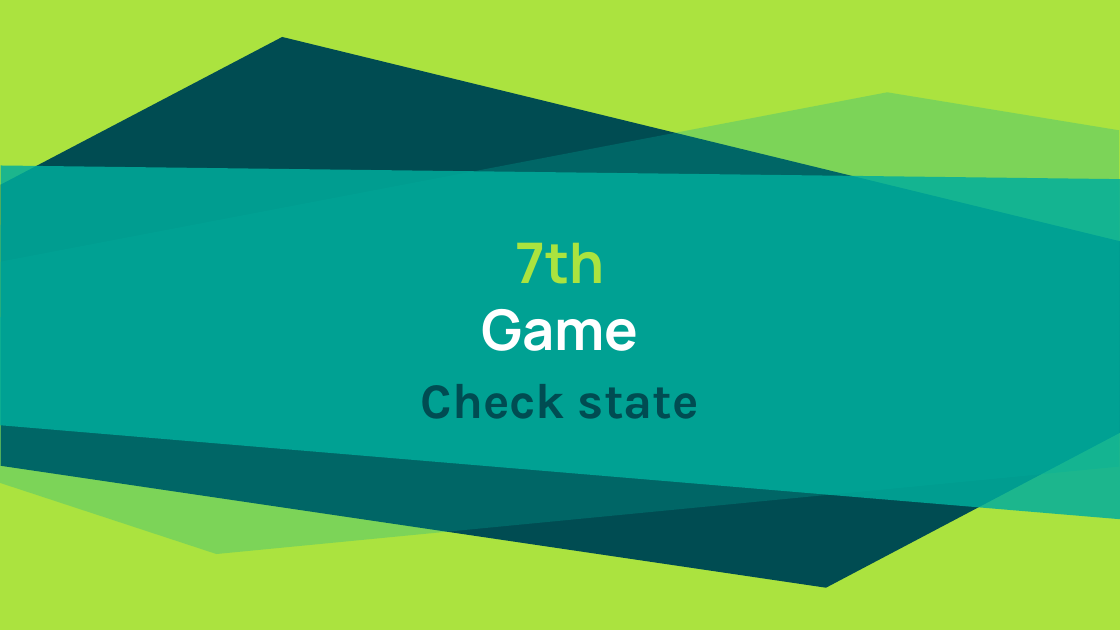
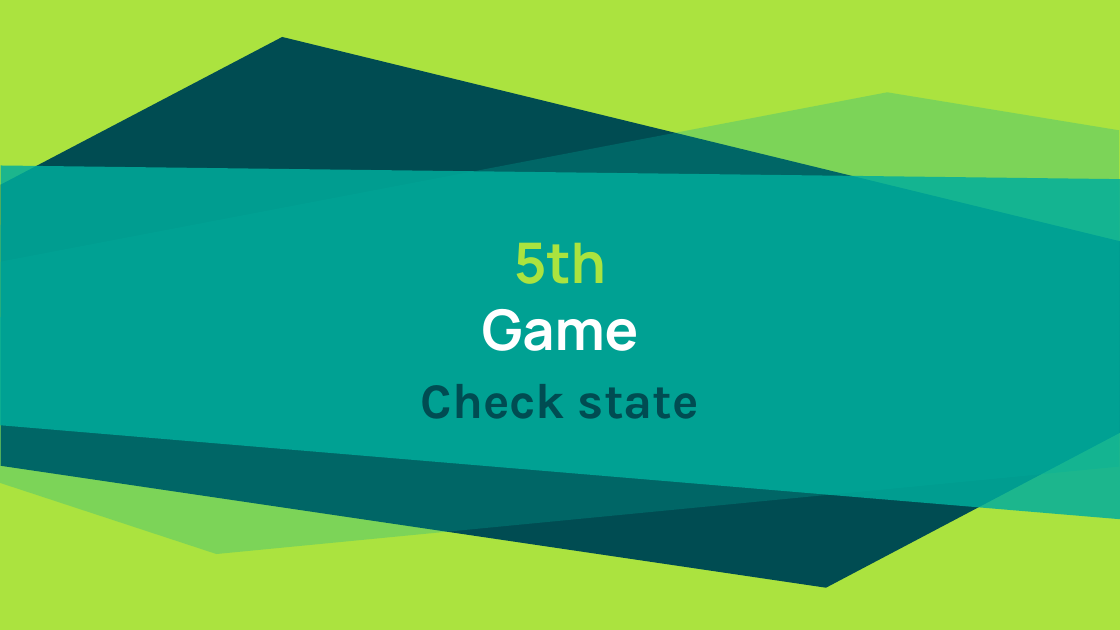
Before and after one commit to patrocinio/chaos-monkey-playing-ping-pong, a slide deck: slide 23 of v2/Presentation/Kubernetes-Resilience.pptx (slide 30 before the commit). Drawn at 1120x630 pixels with LibreOffice and Linux fonts; fonts in the diff are those of the drawing. Boxes give left, top, right and bottom in pixels: in the first picture for what was removed or moved away, otherwise in the second. Text is boxed around its words. In the diff, an @@ line names an element or a change of style, - is before the commit and + after.

```diff
--- a/v2/Presentation/Kubernetes-Resilience.pptx
+++ b/v2/Presentation/Kubernetes-Resilience.pptx
@@ title at (x1=514, y1=242, x2=606, y2=284): text changed @@
-7th
+5th
```
Also in this commit, not shown: 5 other slides changed, 7 slides removed.
